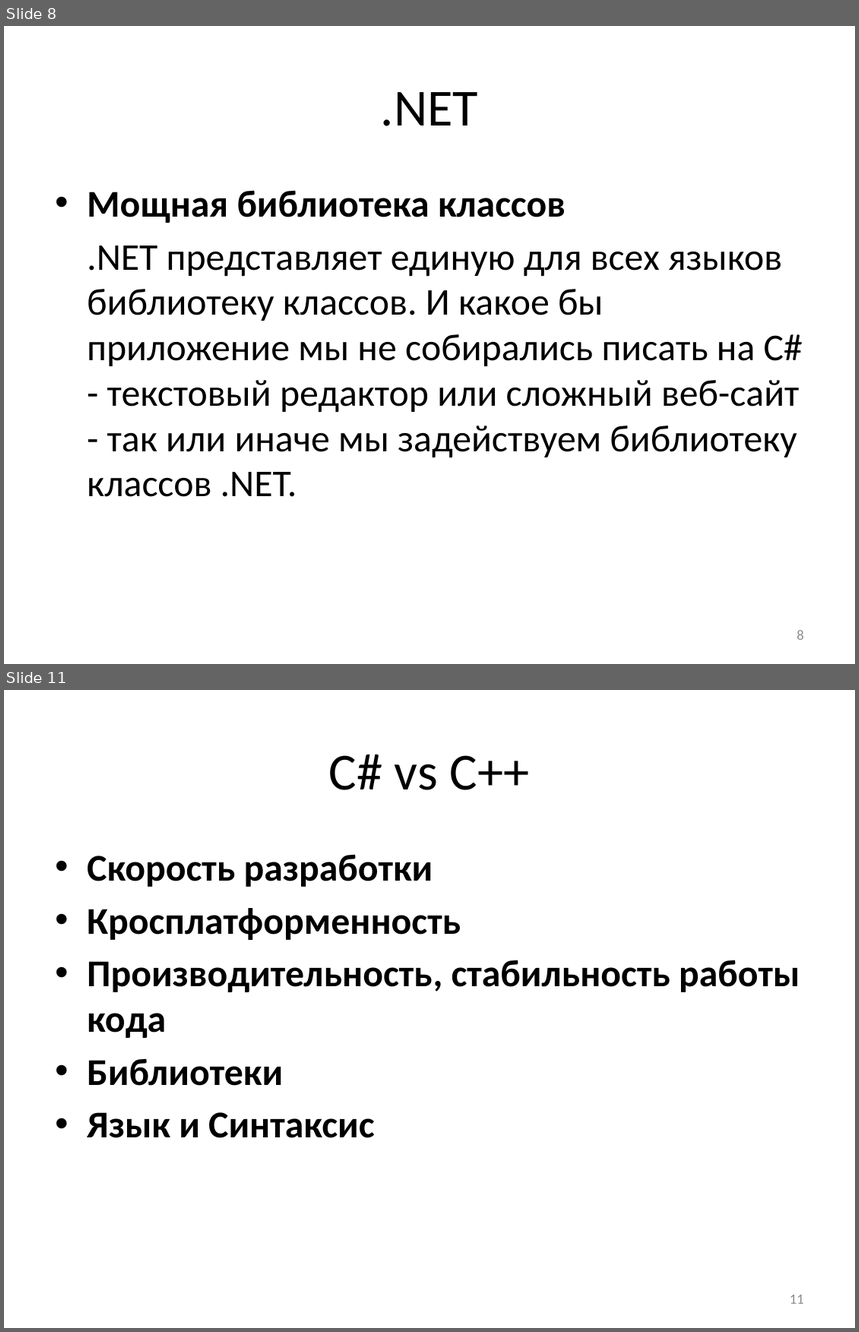
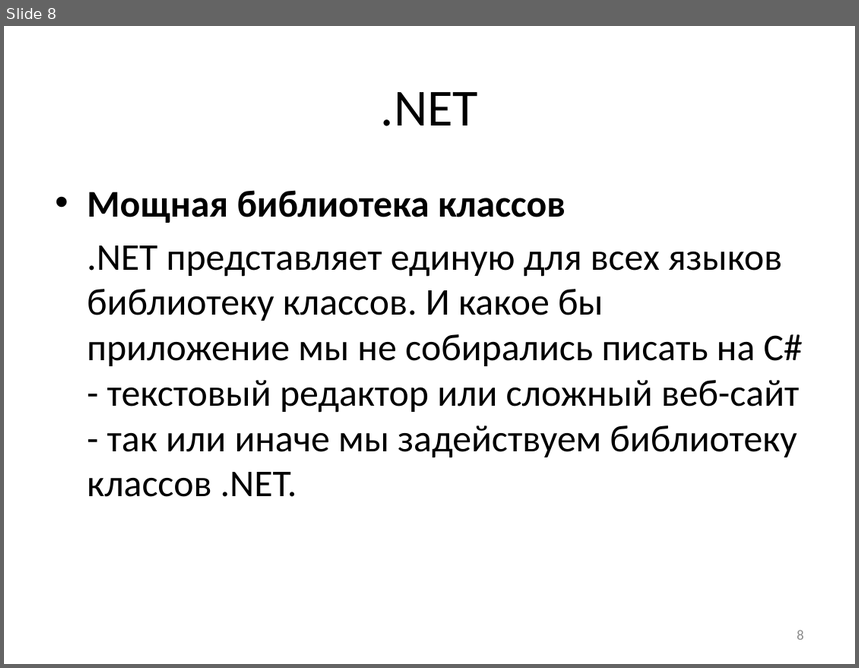
Before and after one commit to blockin90/lec_prog, a slide deck: Лекция 1 - ООП, модификатор доступа.pptx. Shown one above the other, each under a label of ours: slides 8 and 11 before the commit, slide 8 after it; the slides between them are not shown. The pictures are 859x1332 and 859x668 pixels, drawn with LibreOffice and Linux fonts; fonts in the diff are those of the drawing. Boxes give left, top, right and bottom in pixels: in the first picture for what was removed or moved away, otherwise in the second. Text is boxed around its words. In the diff, an @@ line names an element or a change of style, - is before the commit and + after.

```diff
--- a/Лекция 1 - ООП, модификатор доступа.pptx
+++ b/Лекция 1 - ООП, модификатор доступа.pptx
@@ slide 11 removed at box(4, 690, 855, 1328), background #FFFFFF @@
@@ title removed at box(329, 754, 530, 790) @@
-C# vs C++
@@ text removed at box(87, 854, 800, 1138) @@
-• Скорость разработки
-• Кросплатформенность
-• Производительность, стабильность работы кода
-• Библиотеки
-• Язык и Синтаксис
@@ page number removed at box(790, 1295, 804, 1304) @@
-11
```
Also in this commit, not shown: 8 slides changed, 7 slides added, 2 other slides removed, 3 other files.
